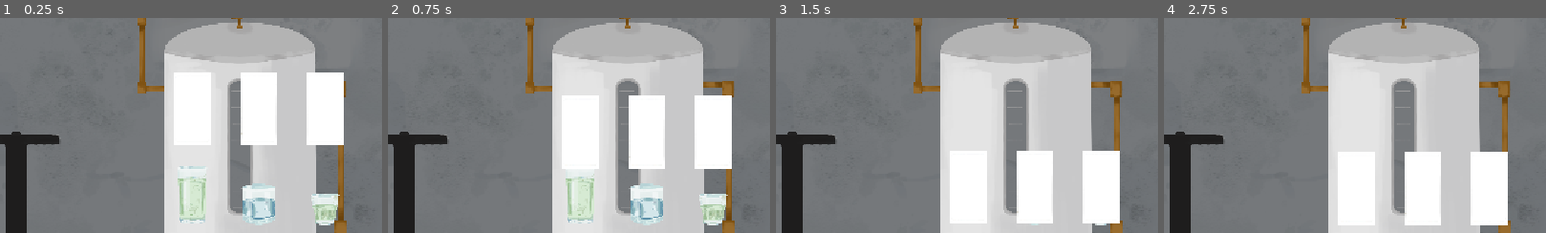
Above: before the commit, frames 1-4 (left to right).
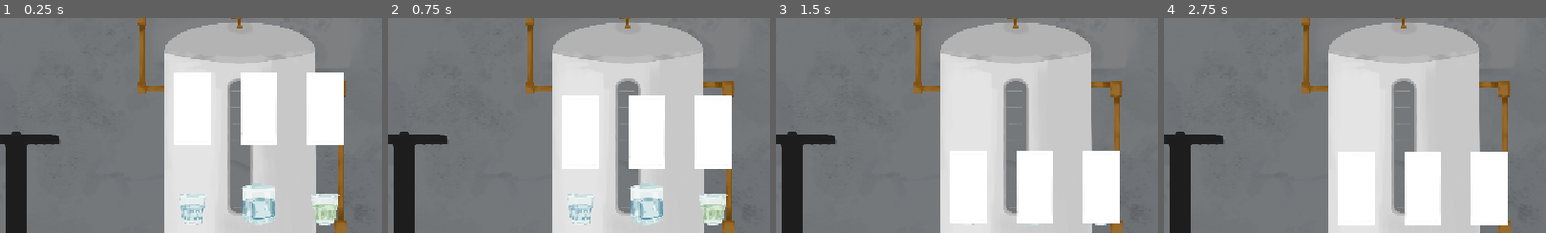
Above: after the commit, the same moments.

Repository: bldng1337/splash
Game: Godot game, scene res://content/W1/L2/main.tscn
Two runs of this game, one before a commit and one after it. Both use one fixed random seed, a clock stepped at 60 frames per second and the inputs below. This scene is started directly instead of the project's main scene. Video files are missing from this copy of the repository; at most half a second of black plays in their place.
Inputs (mouse positions are % of the whole screen's width and height, from its top left):
- Up to frame 1 (0.25 s): no input
- Up to frame 2 (0.75 s): tap Enter at 0.5 s; move the mouse to (72, 45) at 0.52 s; click (72, 45) at 0.67 s
- Up to frame 3 (1.5 s): move the mouse to (30, 55) at 1.27 s; click (30, 55) at 1.42 s
- Up to frame 4 (2.75 s): tap Space at 2 s; move the mouse to (60, 28) at 2.02 s; click (60, 28) at 2.17 s
The pictures show only the part of the screen within x 16-66%, y 18-68%; the shares and areas given below are measured in that part.

The runs differ from the first frame. In frame 1, 0.8% of the frame differs, in the area x 46-54%, y 68-97%; in frame 2, 0.8%; in frame 3, less than 0.1%; in frame 4, nothing differs.

Commit message:
Force one glass to be always clean

Diff:
--- a/content/W1/L2/game.gd
+++ b/content/W1/L2/game.gd
@@ -76,6 +76,9 @@
 		glass.want_pos= glass.node.position
 		add_child(glass.node)
 		glasses.append(glass)
+	var random_idx=int(randi()%num_glasses)
+	glasses[random_idx].is_clean=true
+	glasses[random_idx].node.texture=clean_textures[randi()%clean_textures.size()]
 
 func _input(event: InputEvent) -> void:
 	if event is InputEventMouseButton and event.pressed:
